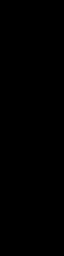
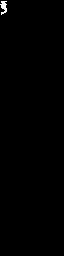
Layered file, before and after one edit (64x256). Changes by layer:
painted on "Background" over [0, 1, 7, 15]
